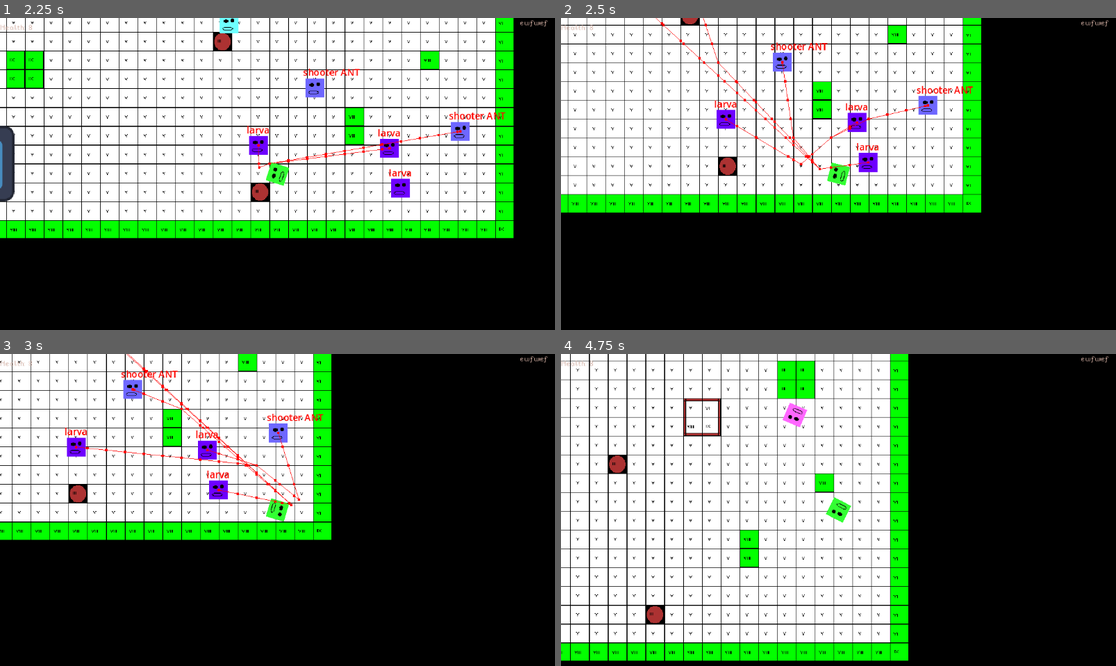
Above: before the commit, frames 1-4 (two rows, left to right).
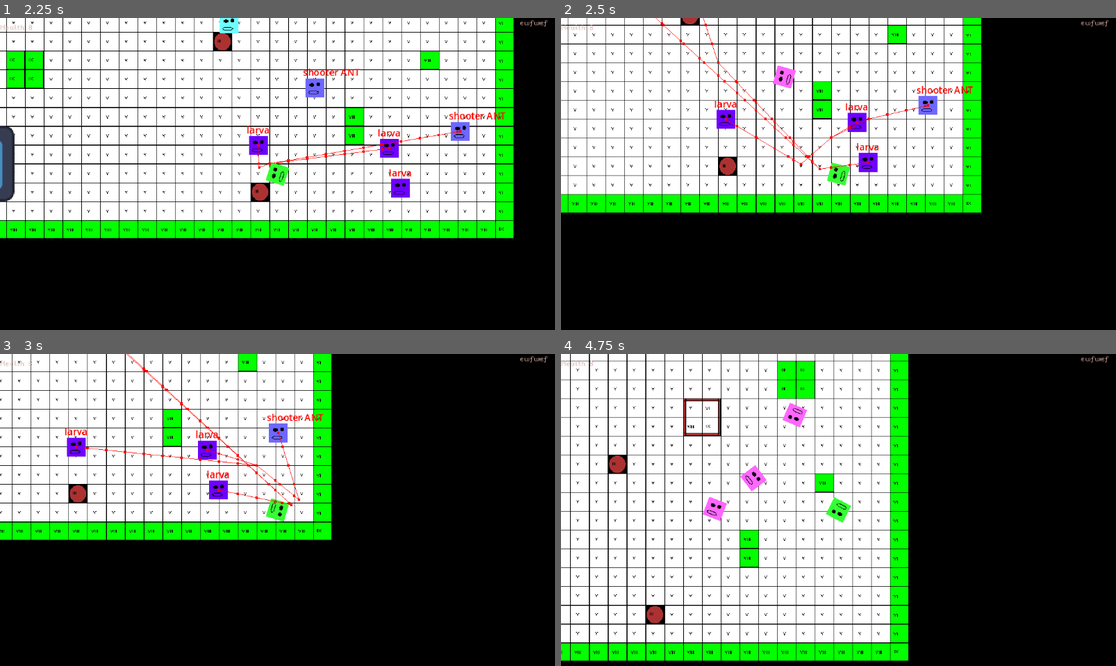
Above: after the commit, the same moments.

Repository: KayCat88/projecte_lliure_PTD
Game: Godot game, scene res://Nodes/Scene nodes/Levels/Tests/test.tscn
Two runs of this game, one before a commit and one after it. Both use one fixed random seed, a clock stepped at 60 frames per second and the inputs below. The engine's default icon, where the game draws it, is replaced by a stand-in: a white triangle on a blue panel in a dark square.
Inputs (mouse positions are in pixels of both pictures, inside the frame that each line leads up to):
- Up to frame 1 (2.25 s): move the mouse to (399, 158) at 0.52 s; hold D (right) 0.53-1.28 s; right-click (399, 158) at 0.6 s; tap J (j) at 0.8, 1.35 s; move the mouse to (166, 189) at 1.27 s; hold S (down) 1.28-2.03 s; tap U (u) at 1.55, 2.1 s; tap Enter at 2 s; move the mouse to (333, 105) at 2.02 s; hold D (right) from 2.03 s (still down)
- Up to frame 2 (2.5 s): keep holding D (right); right-click (894, 105) at 2.3 s
- Up to frame 3 (3 s): move the mouse to (249, 572) at 2.77 s; release D (right) at 2.78 s; hold W (up) from 2.78 s (still down); click (249, 572) at 2.85 s
- Up to frame 4 (4.75 s): tap J (j) at 3.05, 4.35 s; move the mouse to (1005, 556) at 3.52 s; release W (up) at 3.53 s; hold A (left) from 3.53 s (still down); right-click (1005, 556) at 3.6 s; tap U (u) at 3.8 s; move the mouse to (672, 463) at 4.27 s; right-click (672, 463) at 4.55 s

Frame 1 is identical in both runs. In frame 2, 0.6% of the frame differs, in the area x 37-49%, y 7-49%; in frame 3, 0.5%; in frame 4, 0.6%, in the area x 0-61%, y 0-99%.
Error before the commit: Cannot call method 'get_overlapping_bodies' on a null value. (res://Scripts/Enemies/test_enemy.gd:40)
Error after the commit: Invalid access to property or key 'damage' on a base object of type 'CharacterBody2D (ball.gd)'. (res://Scripts/Player/player.gd:90)

Commit message:
14/12/24 12:00

Diff:
--- a/Projecte Lliure PTD/Scripts/Environment/stat_fruit.gd
+++ b/Projecte Lliure PTD/Scripts/Environment/stat_fruit.gd
@@ -19,8 +19,7 @@
 
 
 # Called every frame. 'delta' is the elapsed time since the previous frame.
-func _process(delta):
-	pass
+
 
 
 
@@ -30,3 +29,9 @@
 	if body is player:
 		if stat_to_upgrade == 0:
 			body.health_manager_var.health *= health_upgrade_value
+		elif stat_to_upgrade == 1:
+			body.SPEED *= speed_upgrade_value
+		elif stat_to_upgrade == 2:
+			body.ball_speed_loss_multiplier *= speed_loss_upgrade_value
+		elif stat_to_upgrade == 3:
+			body.ball_damage_multiplier *= damage_upgrade_value
--- a/Projecte Lliure PTD/Scripts/Player/player.gd
+++ b/Projecte Lliure PTD/Scripts/Player/player.gd
@@ -87,6 +87,8 @@
 		ball_instance.global_position = shot_point.global_position
 		ball_instance.velocity = direction*ball_instance.initial_speed
 		ball_instance.rotation = rotation
+		ball_instance.damage *= ball_damage_multiplier
+		ball_instance.speed_loss /= 1
 		has_ball = false
 
 func boost_ball():
